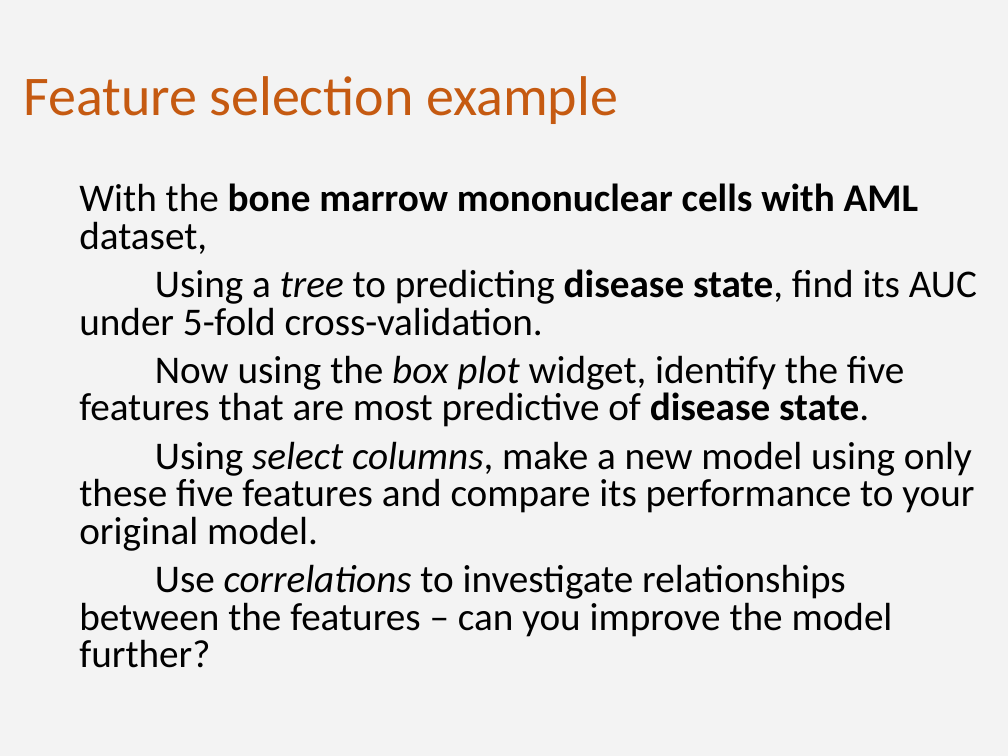
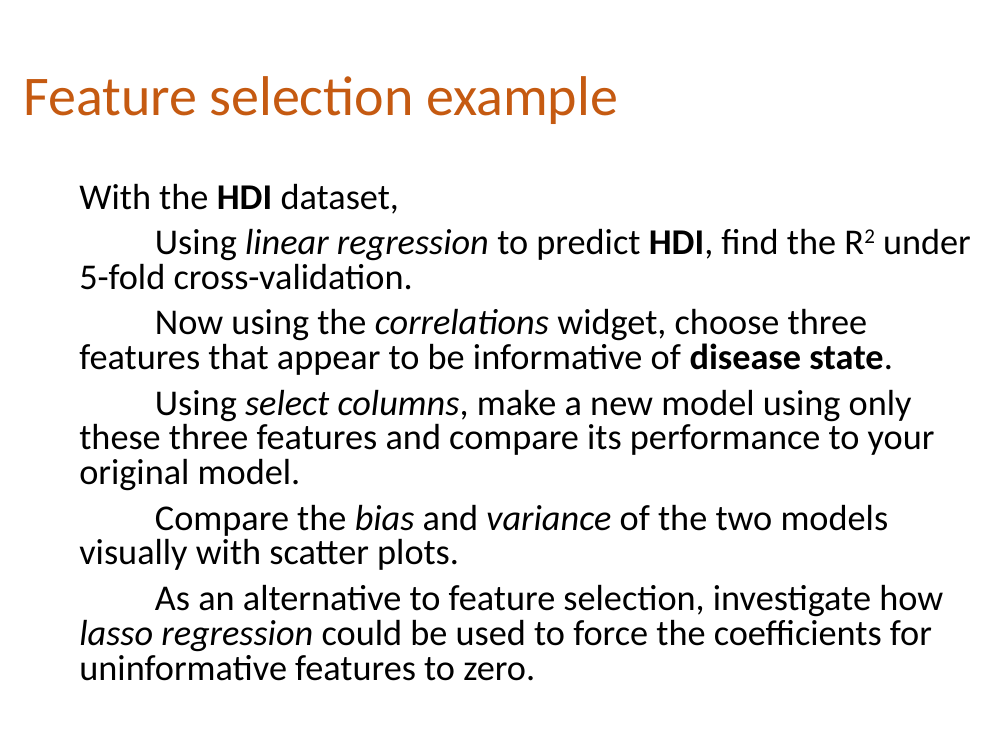
Before and after one commit to ImperialCollegeLondon/RCDS-intro-to-machine-learning, a slide deck: slide 28 of Intro_to_ML_2.pptx. Drawn at 1008x756 pixels with LibreOffice and Linux fonts; fonts in the diff are those of the drawing. Boxes give left, top, right and bottom in pixels: in the first picture for what was removed or moved away, otherwise in the second. Text is boxed around its words. In the diff, an @@ line names an element or a change of style, - is before the commit and + after.

```diff
--- a/Intro_to_ML_2.pptx
+++ b/Intro_to_ML_2.pptx
@@ background #D9D9D9 at 30% opacity to #FFFFFF @@
@@ text at (79,183,971,681): text changed; size 28 to 25.9 pt @@
-With the bone marrow mononuclear cells with AML dataset,
-Using a tree to predicting disease state, find its AUC under 5-fold cross-validation.
-Now using the box plot widget, identify the five features that are most predictive of disease state.
-Using select columns, make a new model using only these five features and compare its performance to your original model.
-Use correlations to investigate relationships between the features – can you improve the model further?
+With the HDI dataset,
+Using linear regression to predict HDI, find the R2 under 5-fold cross-validation.
+Now using the correlations widget, choose three features that appear to be informative of disease state.
+Using select columns, make a new model using only these three features and compare its performance to your original model.
+Compare the bias and variance of the two models visually with scatter plots.
+As an alternative to feature selection, investigate how lasso regression could be used to force the coefficients for uninformative features to zero.
```
Also in this commit, not shown: 2 other slides changed, 4 slides removed, 1 other file.
